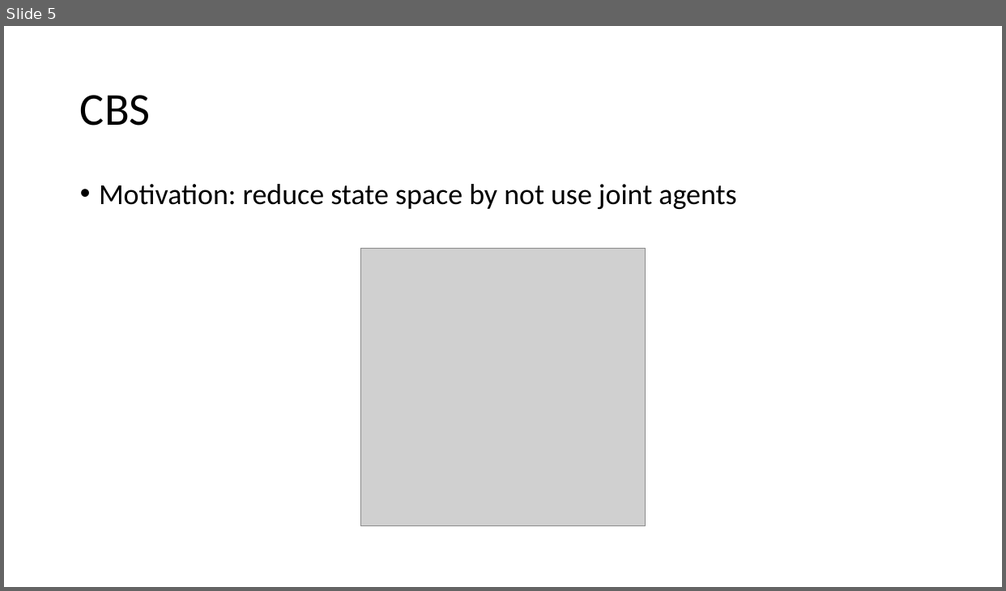
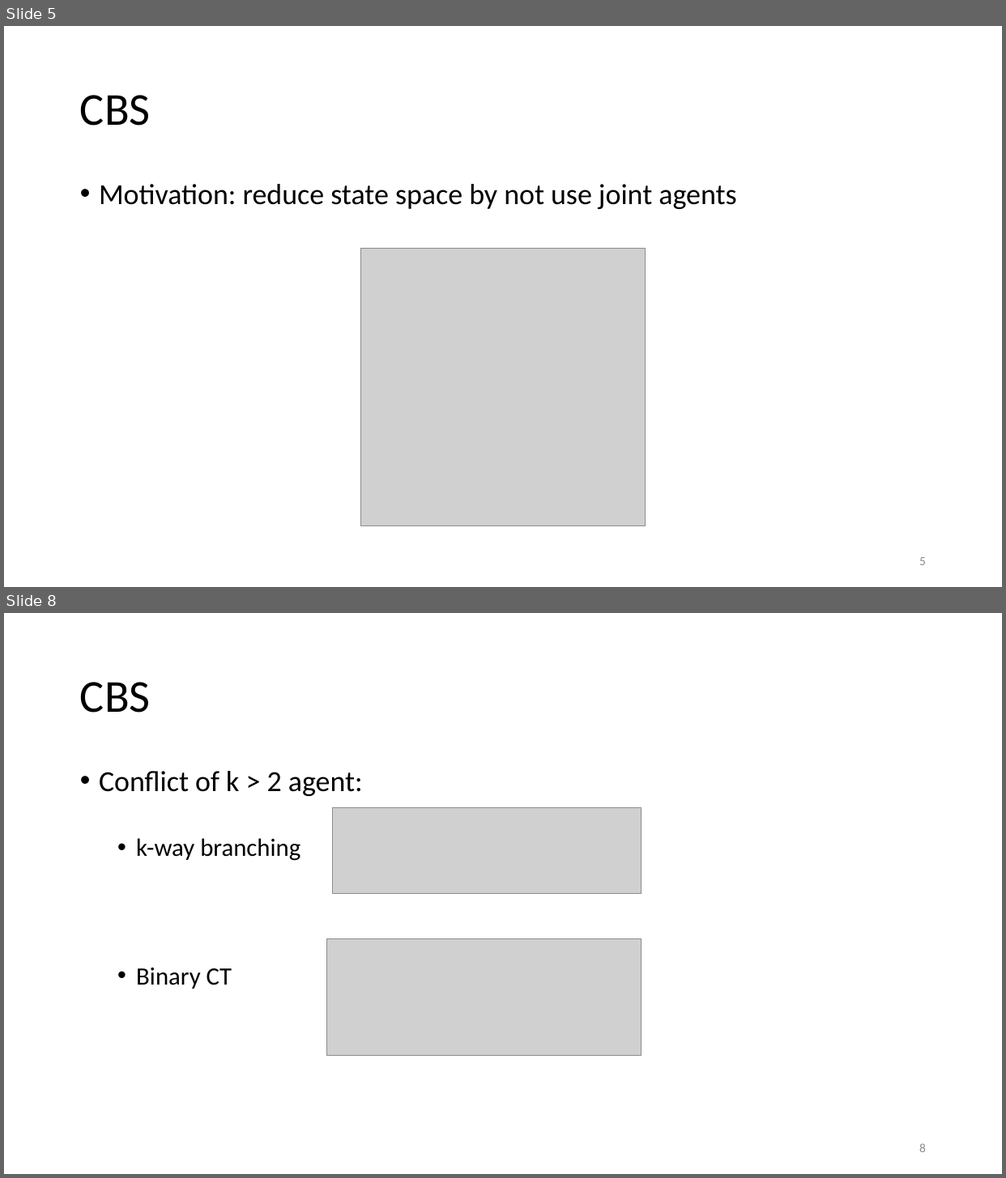
Before and after one commit to DemirDorukDilek/CBS, a slide deck: dahahilipls.pptx. Shown one above the other, each under a label of ours: slide 5 before the commit, slides 5 and 8 after it; the slides between them are not shown. The pictures are 1006x591 and 1006x1178 pixels, drawn with LibreOffice and Linux fonts; fonts in the diff are those of the drawing; grey boxes stand for pictures. Boxes give left, top, right and bottom in pixels: in the first picture for what was removed or moved away, otherwise in the second. Text is boxed around its words. In the diff, an @@ line names an element or a change of style, - is before the commit and + after.

```diff
--- a/dahahilipls.pptx
+++ b/dahahilipls.pptx
@@ slide 8 added at bbox=[4, 613, 1002, 1174], background #FFFFFF @@
@@ title added at bbox=[80, 682, 151, 713], 44 pt, text #000000 @@
+CBS
@@ text added at bbox=[99, 771, 363, 989], 24 pt, text #000000 @@
+• Conflict of k > 2 agent:
+  • k-way branching
+  • Binary CT
@@ picture added at bbox=[333, 808, 641, 894] @@
@@ picture added at bbox=[327, 939, 641, 1055] @@
@@ page number added at bbox=[919, 1144, 926, 1152], 12 pt, text #8C8C8C @@
+8
@@ slide 5 changed as well @@
@@ page number added at bbox=[919, 557, 926, 565], 12 pt, text #8C8C8C @@
+5
```
Also in this commit, not shown: 9 other slides changed, 7 other slides added, 3 slides removed, 1 other file.
